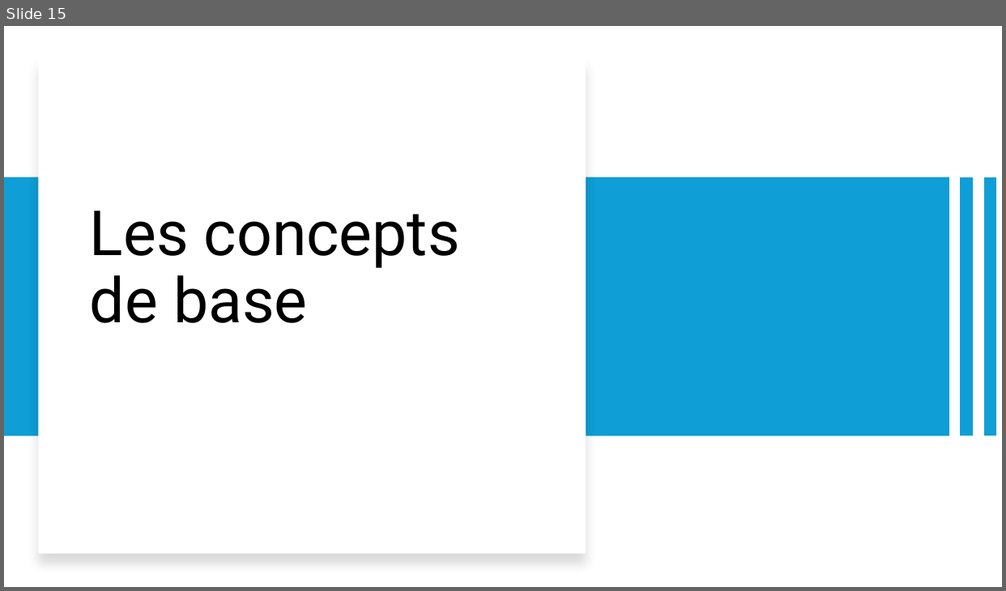
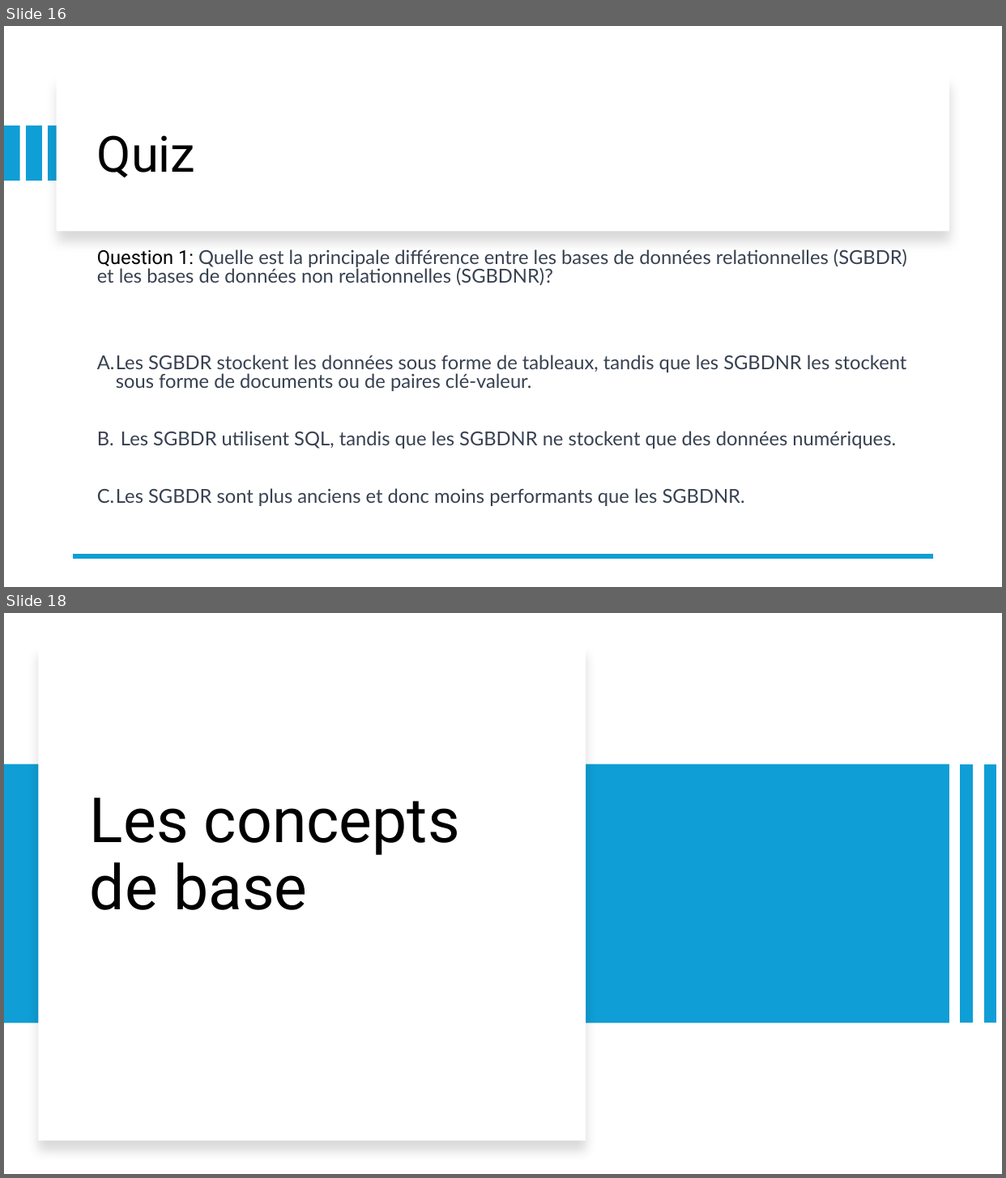
Before and after one commit to LeCoinStat/LeCoinStat, a slide deck: Bien_Debuter_SQL/Jour1/Bases_SQL_Guide_Pour_Bien_Démarrer.pptx. Shown one above the other, each under a label of ours: slide 15 before the commit, slides 16 and 18 after it; the slides between them are not shown. The pictures are 1006x591 and 1006x1178 pixels, drawn with LibreOffice and Linux fonts; fonts in the diff are those of the drawing. Boxes give left, top, right and bottom in pixels: in the first picture for what was removed or moved away, otherwise in the second. Text is boxed around its words. In the diff, an @@ line names an element or a change of style, - is before the commit and + after.

```diff
--- a/Bien_Debuter_SQL/Jour1/Bases_SQL_Guide_Pour_Bien_Démarrer.pptx
+++ b/Bien_Debuter_SQL/Jour1/Bases_SQL_Guide_Pour_Bien_Démarrer.pptx
@@ slide 16 added at (x1=4, y1=26, x2=1002, y2=587), background #FFFFFF @@
@@ rectangle added at (x1=57, y1=76, x2=949, y2=231), fill #FFFFFF @@
@@ rectangle added at (x1=4, y1=126, x2=19, y2=181), fill #0F9ED5 @@
@@ rectangle added at (x1=26, y1=126, x2=41, y2=181), fill #0F9ED5 @@
@@ rectangle added at (x1=49, y1=126, x2=64, y2=181), fill #0F9ED5 @@
@@ title added at (x1=97, y1=135, x2=196, y2=178), 48 pt, text #000000 @@
+Quiz
@@ text added at (x1=97, y1=250, x2=907, y2=506), 18.5 pt, text #374151 @@
+Question 1: Quelle est la principale différence entre les bases de données relationnelles (SGBDR) et les bases de données non relationnelles (SGBDNR)?
+A. Les SGBDR stockent les données sous forme de tableaux, tandis que les SGBDNR les stockent sous forme de documents ou de paires clé-valeur.
+B. Les SGBDR utilisent SQL, tandis que les SGBDNR ne stockent que des données numériques.
+C. Les SGBDR sont plus anciens et donc moins performants que les SGBDNR.
@@ line added from (934, 557) to (73, 557), #0F9ED5 4.5 pt @@
@@ what was slide 15 is now slide 18 @@
```
Also in this commit, not shown: 12 slides changed, 6 other slides added, 1 slide removed, 1 other file.
